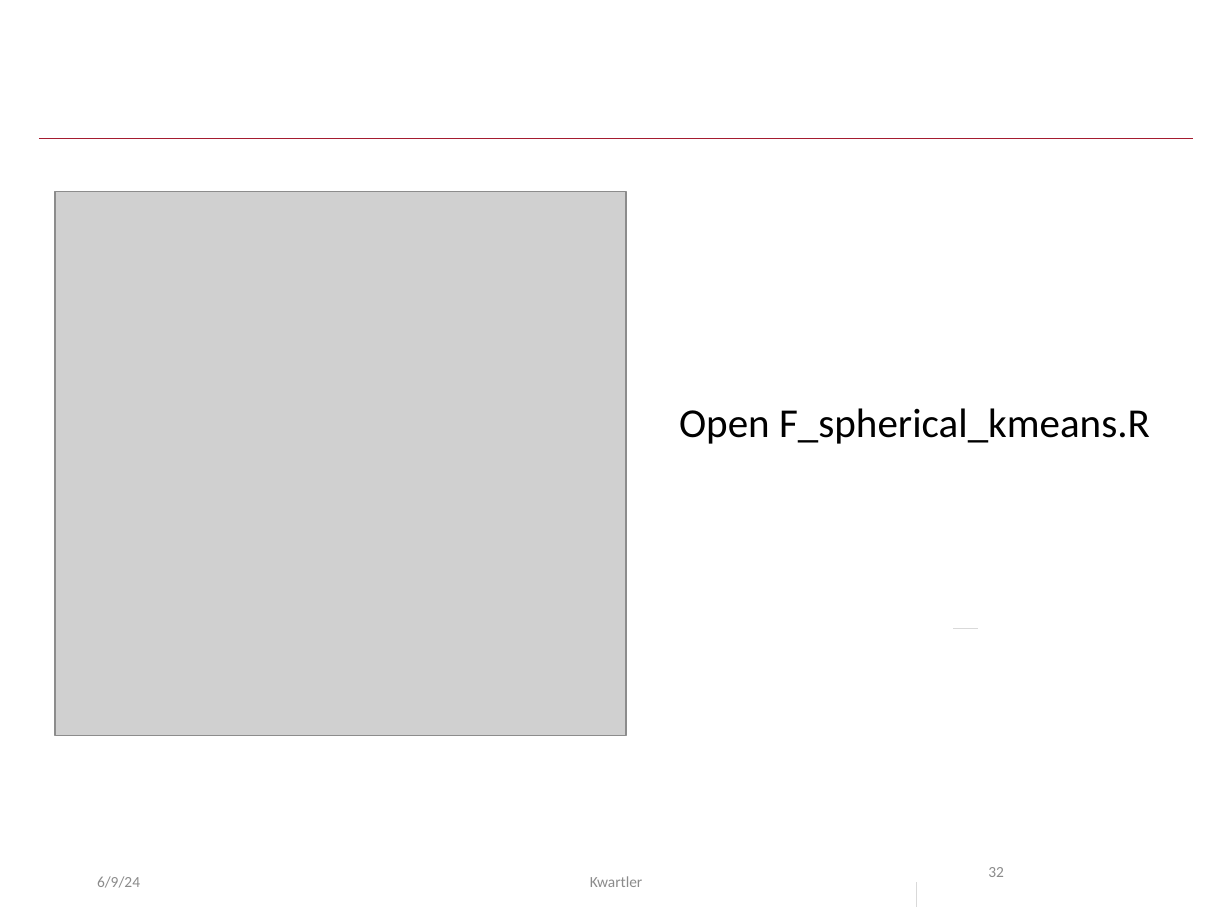
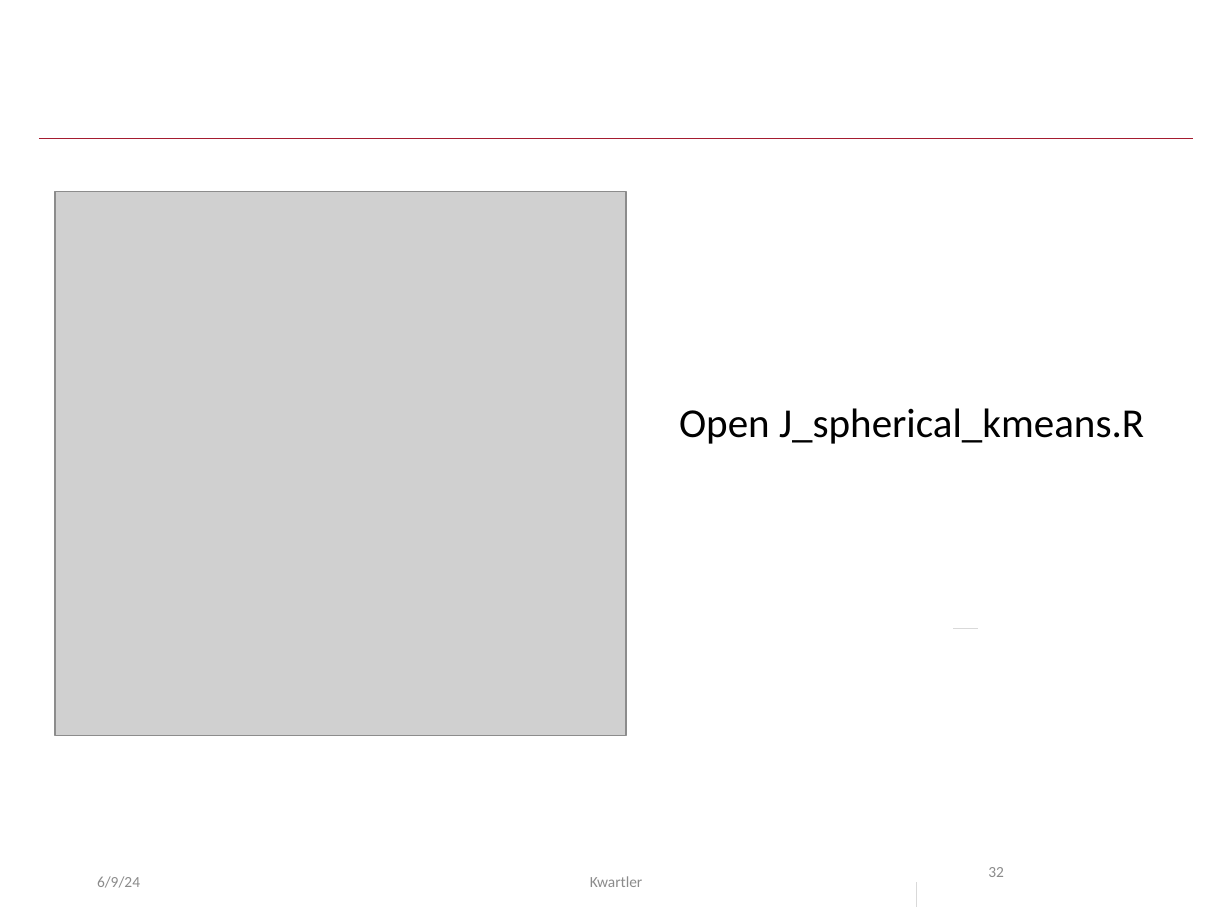
Before and after one commit to kwartler/GSERM_2024, a slide deck: slide 32 of lessons/Day5_supervised_unsupervised/D_unsupervised.pptx. Drawn at 1232x924 pixels with LibreOffice and Linux fonts; fonts in the diff are those of the drawing; grey boxes stand for pictures. Boxes give left, top, right and bottom in pixels: in the first picture for what was removed or moved away, otherwise in the second. Text is boxed around its words. In the diff, an @@ line names an element or a change of style, - is before the commit and + after.

Commit message:
add lesson 5 d pptx fix typo

```diff
--- a/lessons/Day5_supervised_unsupervised/D_unsupervised.pptx
+++ b/lessons/Day5_supervised_unsupervised/D_unsupervised.pptx
@@ text at (679, 408, 1144, 444): text changed @@
-Open F_spherical_kmeans.R
+Open J_spherical_kmeans.R
```
Also in this commit, not shown: 2 other slides changed, 1 other file.
